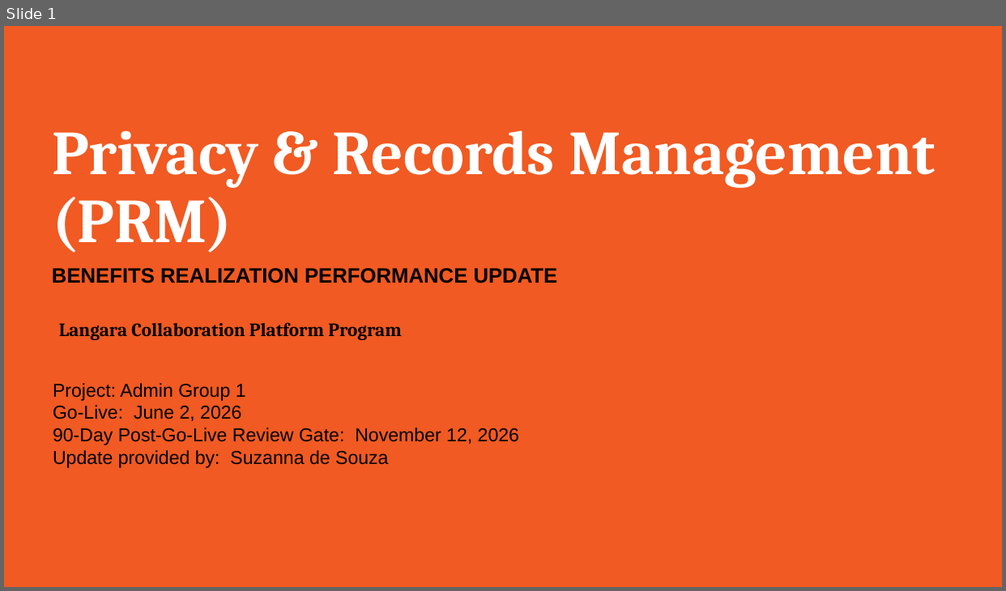
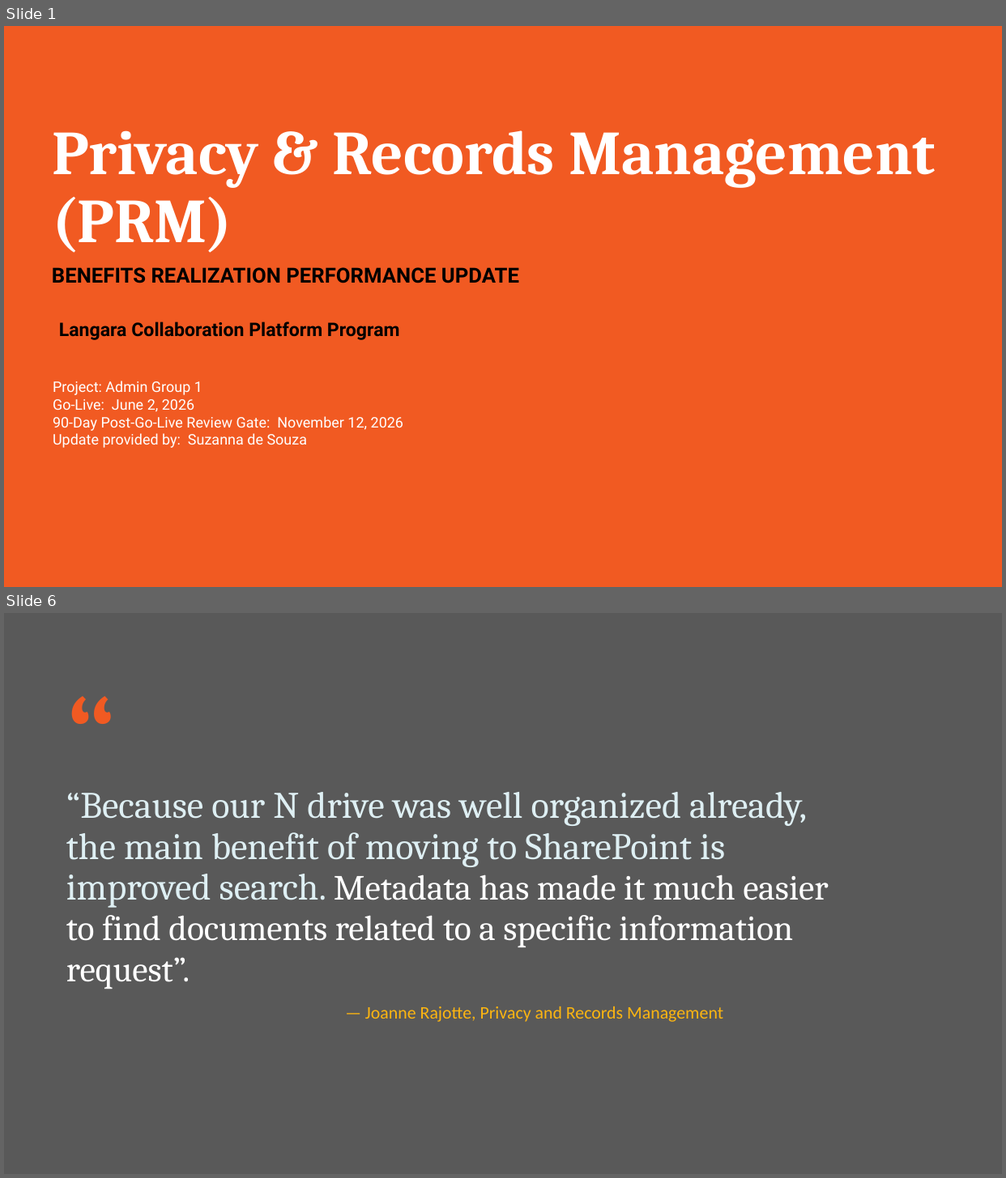
Before and after one commit to D2D99/talent-by-design, a slide deck: public/Langara_PRM_Executive_Scorecard.pptx. Shown one above the other, each under a label of ours: slide 1 before the commit, slides 1 and 6 after it; the slides between them are not shown. The pictures are 1006x591 and 1006x1178 pixels, drawn with LibreOffice and Linux fonts; fonts in the diff are those of the drawing; background and template pictures are left out. Boxes give left, top, right and bottom in pixels: in the first picture for what was removed or moved away, otherwise in the second. Text is boxed around its words. In the diff, an @@ line names an element or a change of style, - is before the commit and + after.

```diff
--- a/public/Langara_PRM_Executive_Scorecard.pptx
+++ b/public/Langara_PRM_Executive_Scorecard.pptx
@@ slide 6 added at box(4, 613, 1002, 1174), background #595959 @@
@@ text added at box(66, 679, 222, 818), 130 pt, text #F15A22 @@
+“
@@ text added at box(66, 792, 828, 990), 36 pt, text #DEEFF3 @@
+“Because our N drive was well organized already, the main benefit of moving to SharePoint is improved search. Metadata has made it much easier to find documents related to a specific information request”.
@@ text added at box(365, 1007, 723, 1022), 17 pt, text #FCB511 @@
+— Joanne Rajotte, Privacy and Records Management
@@ slide 1 changed as well @@
@@ text "BENEFITS REALIZATION PERFORMANCE UPDATE" at box(52, 267, 519, 284): font Arial to Roboto @@
@@ text "Langara Collaboration Platform Program" at box(59, 322, 400, 340): font Cambria to Roboto @@
@@ text "Project: Admin Group 1" at box(53, 381, 403, 448): size 18 to 14 pt, font Arial to Roboto, text colour #000000 to #FFFFFF @@
```
Also in this commit, not shown: 6 other slides changed, 3 other slides added, 2 other files.
